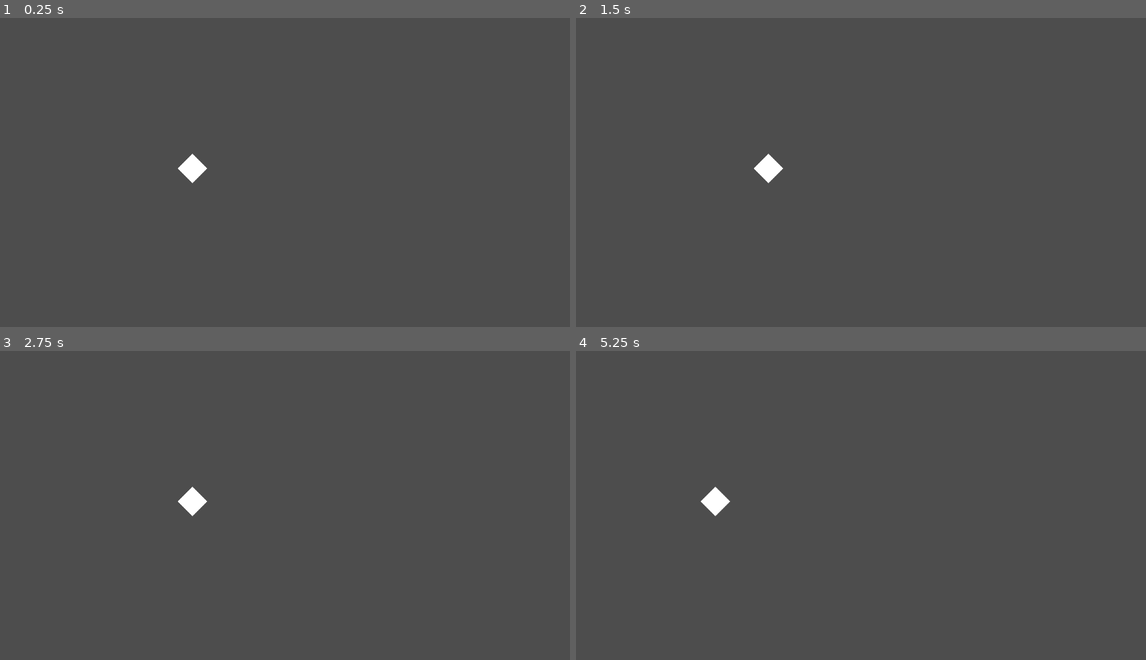
Above: before the commit, frames 1-4 (two rows, left to right).
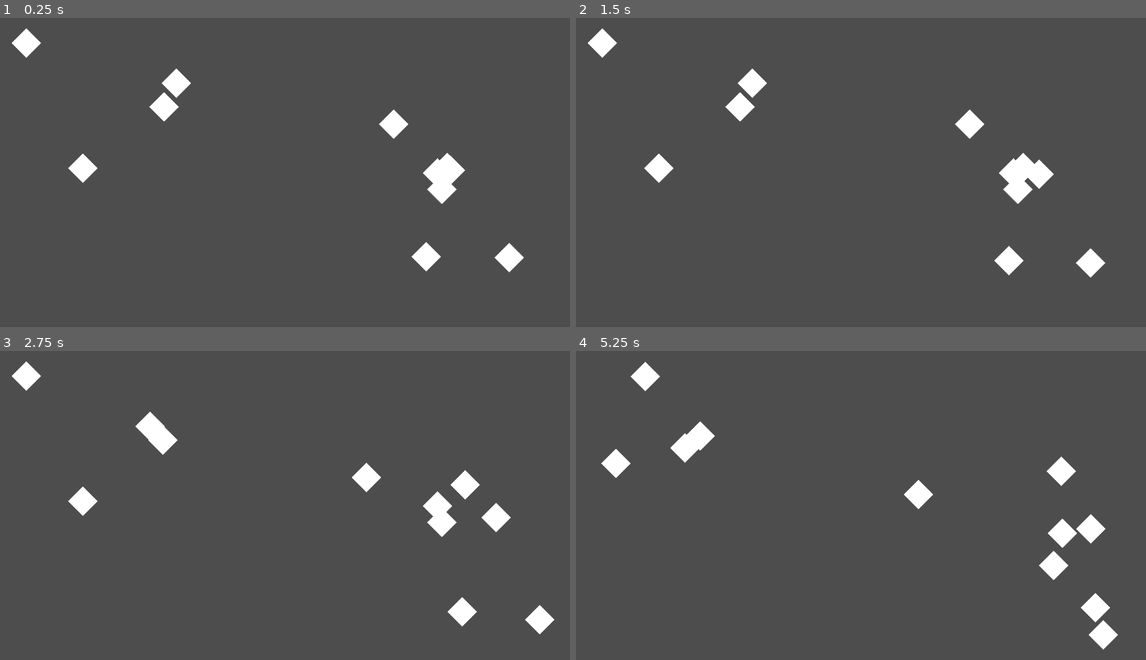
Above: after the commit, the same moments.

Repository: VileOar/ludum-dare-56
Game: Godot game, scene res://src/stage/stage.tscn
Two runs of this game, one before a commit and one after it. Both use one fixed random seed, a clock stepped at 60 frames per second and the inputs below. The project has no main scene, so this scene is started directly.
Inputs:
- Up to frame 1 (0.25 s): no input
- Up to frame 2 (1.5 s): tap Enter at 0.5 s
- Up to frame 3 (2.75 s): no input
- Up to frame 4 (5.25 s): no input

The runs differ from the first frame. In frame 1, 2.7% of the frame differs, in the area x 2-92%, y 3-83%; in frame 2, 2.9%; in frame 3, 3.0%; in frame 4, 3.1%, in the area x 4-96%, y 3-97%.

Commit message:
cleanup and stage setup

Diff:
--- a/src/entities/creature/creature.tscn
+++ b/src/entities/creature/creature.tscn
@@ -12,6 +12,8 @@
 radius = 192.167
 
 [node name="Creature" type="CharacterBody2D"]
+collision_layer = 2
+collision_mask = 29
 motion_mode = 1
 
 [node name="Polygon2D" type="Polygon2D" parent="."]
@@ -27,6 +29,7 @@
 
 [node name="Detector" type="Area2D" parent="."]
 unique_name_in_owner = true
+visible = false
 
 [node name="CollisionShape2D" type="CollisionShape2D" parent="Detector"]
 shape = SubResource("CircleShape2D_em1cj")
--- a/src/entities/creature/idle_state.gd
+++ b/src/entities/creature/idle_state.gd
@@ -1,7 +1,8 @@
 extends StackState
 class_name IdleState
 
-const IDLE_DURATION: float = 3.0 # sec
+const IDLE_MIN_DURATION: float = 1.0 # sec
+const IDLE_MAX_DURATION: float = 3.0 # sec
 
 @onready var _controller: BaseController = _fsm as BaseController
 
@@ -9,12 +10,12 @@
 
 
 func activate():
-	get_tree().create_timer(IDLE_DURATION).timeout.connect(_on_timer_timeout)
+	var dur = randf_range(IDLE_MIN_DURATION, IDLE_MAX_DURATION)
+	get_tree().create_timer(dur).timeout.connect(_on_timer_timeout)
 	_mov_dir = Vector2.from_angle(randf() * 2 * PI) # choose random direction vector
 
 
 func _on_timer_timeout() -> void:
 	if !can_process():
 		return
-	print_debug(process_mode)
 	_controller.replace_state("WanderState")
--- a/src/entities/creature/wander_state.gd
+++ b/src/entities/creature/wander_state.gd
@@ -17,13 +17,14 @@
 
 
 func _physics_process(delta: float) -> void:
-	_controller.body.move_and_collide(SPEED * _mov_dir * delta)
+	var collision_info = _controller.body.move_and_collide(SPEED * _mov_dir * delta)
+	if collision_info:
+		_mov_dir = _mov_dir.bounce(collision_info.get_normal())
 
 
 func _on_timer_timeout() -> void:
 	if !can_process():
 		return
-	print_debug(process_mode)
 	# has chance to move again (making it move in a different direction) or go to idle
 	var next_state = "WanderState" if randf() < REPEAT_CHANCE else "IdleState"
 	_controller.replace_state(next_state)
--- /dev/null
+++ b/src/stage/stage.gd
@@ -0,0 +1,16 @@
+extends Node2D
+
+
+@export var creature_scene: PackedScene
+
+const CREATURE_NUM = 10
+
+@onready var creatures: Node = %Creatures
+
+
+func _ready() -> void:
+	var rect = get_viewport_rect()
+	for i in CREATURE_NUM:
+		var new_creature = creature_scene.instantiate()
+		new_creature.position = Vector2(randf_range(rect.position.x + 64, rect.end.x - 64), randf_range(rect.position.y + 64, rect.end.y - 64))
+		creatures.add_child(new_creature)
--- a/src/stage/stage.tscn
+++ b/src/stage/stage.tscn
@@ -1,6 +1,7 @@
-[gd_scene load_steps=4 format=3 uid="uid://e7jihf677gx2"]
+[gd_scene load_steps=5 format=3 uid="uid://e7jihf677gx2"]
 
 [ext_resource type="PackedScene" uid="uid://bu1smsxi2dc5g" path="res://src/entities/creature/creature.tscn" id="1_i01hk"]
+[ext_resource type="Script" path="res://src/stage/stage.gd" id="1_iaxbk"]
 
 [sub_resource type="RectangleShape2D" id="RectangleShape2D_hu6hx"]
 size = Vector2(64, 720)
@@ -9,10 +10,13 @@
 size = Vector2(1280, 64)
 
 [node name="Stage" type="Node2D"]
+script = ExtResource("1_iaxbk")
+creature_scene = ExtResource("1_i01hk")
 
 [node name="Walls" type="Node" parent="."]
 
 [node name="Wall1" type="StaticBody2D" parent="Walls"]
+collision_mask = 0
 metadata/_edit_group_ = true
 
 [node name="CollisionShape2D" type="CollisionShape2D" parent="Walls/Wall1"]
@@ -21,6 +25,7 @@
 
 [node name="Wall2" type="StaticBody2D" parent="Walls"]
 position = Vector2(1280, 0)
+collision_mask = 0
 metadata/_edit_group_ = true
 
 [node name="CollisionShape2D" type="CollisionShape2D" parent="Walls/Wall2"]
@@ -28,6 +33,7 @@
 shape = SubResource("RectangleShape2D_hu6hx")
 
 [node name="Wall3" type="StaticBody2D" parent="Walls"]
+collision_mask = 0
 metadata/_edit_group_ = true
 
 [node name="CollisionShape2D" type="CollisionShape2D" parent="Walls/Wall3"]
@@ -36,13 +42,15 @@
 
 [node name="Wall4" type="StaticBody2D" parent="Walls"]
 position = Vector2(0, 720)
+collision_mask = 0
 metadata/_edit_group_ = true
 
 [node name="CollisionShape2D" type="CollisionShape2D" parent="Walls/Wall4"]
 position = Vector2(640, 0)
 shape = SubResource("RectangleShape2D_gmtja")
 
-[node name="Creature" parent="Walls" instance=ExtResource("1_i01hk")]
-position = Vector2(440, 352)
+[node name="Creatures" type="Node" parent="."]
+unique_name_in_owner = true
 
-[node name="Creatures" type="Node" parent="."]
+[node name="Creature" parent="Creatures" instance=ExtResource("1_i01hk")]
+position = Vector2(80, 80)
